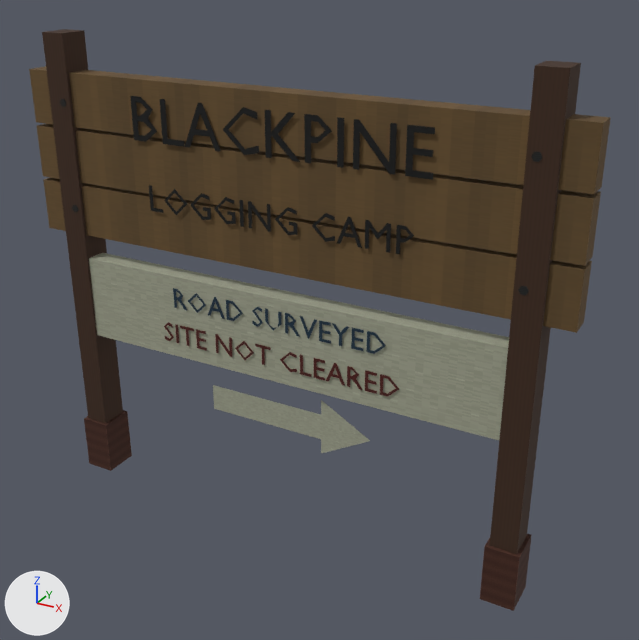
An edit to the Blender file development/levels/blender/level_work_camp_sign.blend, drawn before and after from the same camera.
Rendered twice from a camera (50 mm lens) standing at (1.75, -2.86, 2.46) and looking at (0.15, 0.06, 1.0). Lighting does not change. The marker at lower left points along +X, +Y and +Z. The picture after the commit comes second.

Before the edit, the objects in view are built like this:
```python
me_cube = bpy.data.meshes.new('Cube')
me_cube.from_pydata(...)  # 2075 vertices, 1432 faces; spans x -1.2..1.2, y -0.08..0.08, z 0.0..2.08
# faces by material slot: [12, 12, 18, 7, 32, 584, 387, 380]
me_cube.materials.append(mat_rebuild_original_oak)  # picture img_original_oak_diffuse
me_cube.materials.append(mat_rebuild_original_rust)  # picture img_original_rust_diffuse
me_cube.materials.append(mat_rebuild_original_pine)  # picture img_original_pine_diffuse
me_cube.materials.append(mat_rebuild_original_enamel)  # picture img_original_enamel_diffuse
me_cube.materials.append(mat_rebuild_original_iron)  # picture img_original_iron_diffuse
me_cube.materials.append(mat_rebuild_original_black)  # picture img_original_black_diffuse
me_cube.materials.append(mat_rebuild_original_blue)  # picture img_original_blue_diffuse
me_cube.materials.append(mat_rebuild_original_red)  # picture img_original_red_diffuse
ob_level_work_camp_sign = bpy.data.objects.new('level_work_camp_sign', me_cube)
ob_level_work_camp_sign.location = (0.0, 0.0, 0.0)
```
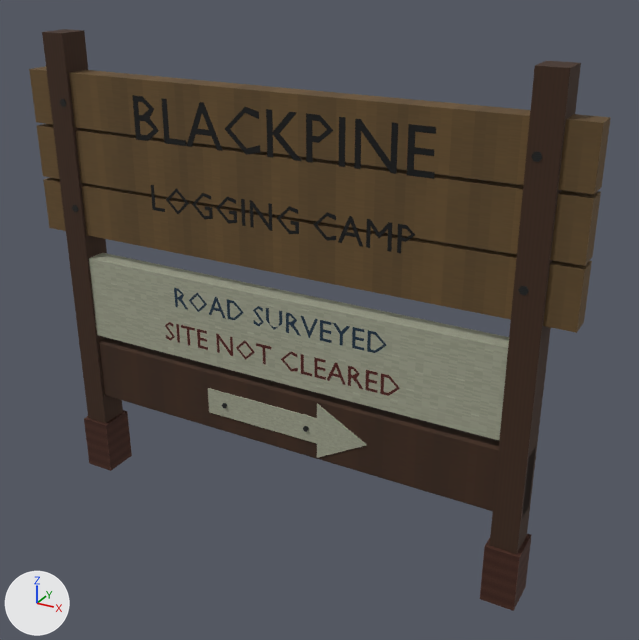
The change, as a diff of the scene's bpy script:
```diff
--- a/development/levels/blender/level_work_camp_sign.blend.py
+++ b/development/levels/blender/level_work_camp_sign.blend.py
@@ me_cube @@
 # used by ob_level_work_camp_sign; location = (0.0, 0.0, 0.0)
-me_cube.from_pydata(...)  # 2075 vertices, 1432 faces; spans x -1.2..1.2, y -0.08..0.08, z 0.0..2.08
+me_cube.from_pydata(...)  # 2130 vertices, 1482 faces; spans x -1.2..1.2, y -0.08..0.08, z 0.0..2.08
+# me_cube part 1: a new loose piece of 24 vertices spanning x -1.09..1.09, y -0.05..0.05, z 0.41..0.69, in mat_rebuild_original_oak (picture img_original_oak_diffuse)
+# me_cube part 2: a new loose piece of 14 vertices spanning x -0.35..0.43, y -0.06..-0.05, z 0.42..0.68, in mat_rebuild_original_enamel (picture img_original_enamel_diffuse)
+# me_cube part 3: 1980 vertices moved from x -1.03..1.03, y -0.06, z 0.8..1.86 to x -1.03..1.03, y -0.06..-0.05, z 0.8..1.86; 7 vertices removed from x -0.35..0.43, y -0.02, z 0.42..0.68
+# other edits to the shape of me_cube do not show in these pictures
 me_cube.materials.append(mat_rebuild_original_oak)
```

Where the change shows, as pixel boxes [x1, y1, x2, y2] in the pictures (639 x 640 px; the box of a moved part takes in the faces that stretch with it):
part 1 of me_cube, added (brown): after [98, 338, 535, 517]
part 2 of me_cube, added: after [208, 388, 367, 458]
part 3 of me_cube, moved or reshaped: before [64, 96, 542, 453]; after [64, 95, 542, 396]
